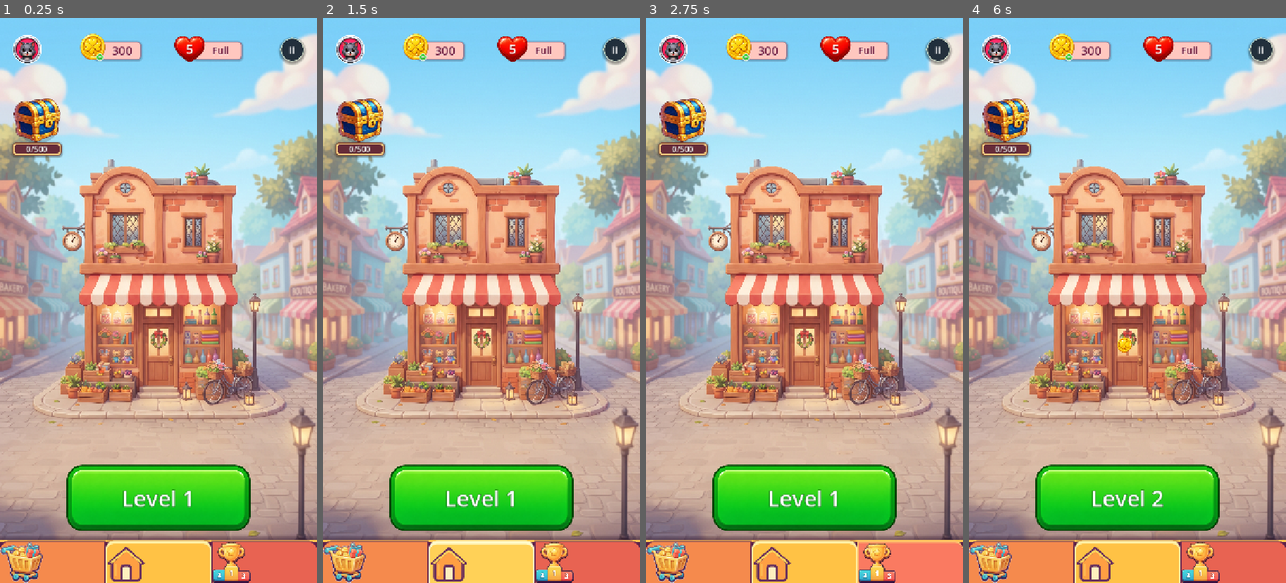
Above: before the commit, frames 1-4 (left to right).
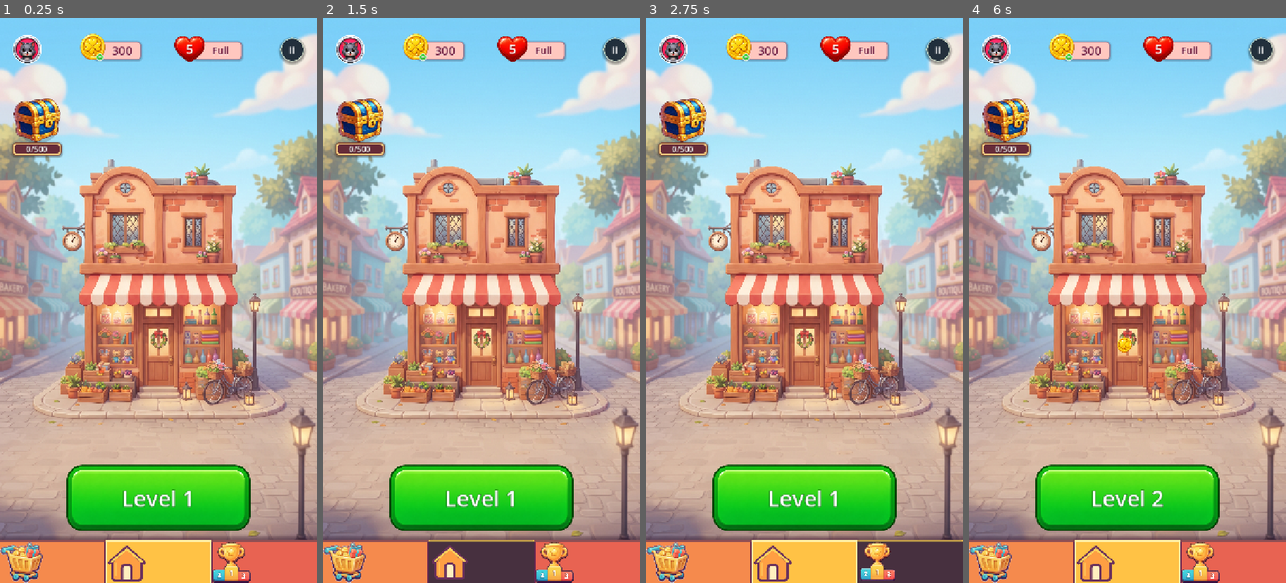
Above: after the commit, the same moments.

Repository: vladeque/sorting-puzzle
Game: Godot game, scene res://scenes/main_menu.tscn
Two runs of this game, one before a commit and one after it. Both use one fixed random seed, a clock stepped at 60 frames per second and the inputs below.
Inputs (mouse positions are in pixels of both pictures, inside the frame that each line leads up to):
- Up to frame 1 (0.25 s): no input
- Up to frame 2 (1.5 s): click (376, 560) at 0.5 s; click (481, 560) at 1.25 s
- Up to frame 3 (2.75 s): click (909, 560) at 2 s
- Up to frame 4 (6 s): click "Level 1" at 2.75 s; click "II" at 3.5 s; click "Continue" at 4.25 s; click "3" at 5 s; click "Next" at 5.75 s

The runs differ from the first frame. In frame 1, 0.5% of the frame differs, in the area x 0-100%, y 92-100%; in frame 2, 2.4%; in frame 3, 2.7%; in frame 4, 0.5%.

Commit message:
Update main menu bottom navigation scene metadata

Diff:
--- a/scenes/ui/main_menu_bottom_navigation.tscn
+++ b/scenes/ui/main_menu_bottom_navigation.tscn
@@ -1,9 +1,9 @@
-[gd_scene load_steps=15 format=3]
+[gd_scene format=3 uid="uid://cuq4oceh2x5if"]
 
 [ext_resource type="Script" path="res://scripts/main_menu_bottom_navigation.gd" id="1_script"]
-[ext_resource type="Texture2D" path="res://assets/ui/nav_shop.png" id="2_shop"]
-[ext_resource type="Texture2D" path="res://assets/ui/nav_home.svg" id="3_home"]
-[ext_resource type="Texture2D" path="res://assets/ui/nav_leaderboard.png" id="4_leaderboard"]
+[ext_resource type="Texture2D" uid="uid://hecsnvcj6ya4" path="res://assets/ui/nav_shop.png" id="2_shop"]
+[ext_resource type="Texture2D" uid="uid://bm3kk8pml5kqn" path="res://assets/ui/nav_home.svg" id="3_home"]
+[ext_resource type="Texture2D" uid="uid://1rjnbqsyupm" path="res://assets/ui/nav_leaderboard.png" id="4_leaderboard"]
 
 [sub_resource type="StyleBoxFlat" id="StyleBoxFlat_bar"]
 bg_color = Color(0.36, 0.13, 0.28, 1)
@@ -18,14 +18,7 @@
 border_width_top = 4
 border_width_right = 2
 border_color = Color(0.42, 0.16, 0.33, 0.75)
-corner_radius_top_left = 18
-
-[sub_resource type="StyleBoxFlat" id="StyleBoxFlat_shop_hover"]
-bg_color = Color(1, 0.62, 0.34, 1)
-border_width_top = 5
-border_width_right = 2
-border_color = Color(1, 0.86, 0.44, 1)
-corner_radius_top_left = 18
+corner_detail = 1
 
 [sub_resource type="StyleBoxFlat" id="StyleBoxFlat_shop_pressed"]
 bg_color = Color(0.84, 0.39, 0.23, 1)
@@ -37,23 +30,13 @@
 [sub_resource type="StyleBoxFlat" id="StyleBoxFlat_home"]
 bg_color = Color(1, 0.76, 0.27, 1)
 border_width_left = 2
-border_width_top = 7
+border_width_top = 4
 border_width_right = 2
 border_color = Color(1, 0.94, 0.65, 1)
+corner_detail = 1
 shadow_color = Color(0.35, 0.1, 0.25, 0.28)
 shadow_size = 6
 shadow_offset = Vector2(0, -2)
-corner_radius_top_left = 18
-corner_radius_top_right = 18
-
-[sub_resource type="StyleBoxFlat" id="StyleBoxFlat_home_hover"]
-bg_color = Color(1, 0.82, 0.34, 1)
-border_width_left = 2
-border_width_top = 8
-border_width_right = 2
-border_color = Color(1, 0.98, 0.79, 1)
-corner_radius_top_left = 18
-corner_radius_top_right = 18
 
 [sub_resource type="StyleBoxFlat" id="StyleBoxFlat_home_pressed"]
 bg_color = Color(0.93, 0.61, 0.17, 1)
@@ -69,14 +52,7 @@
 border_width_left = 2
 border_width_top = 4
 border_color = Color(0.42, 0.16, 0.33, 0.75)
-corner_radius_top_right = 18
-
-[sub_resource type="StyleBoxFlat" id="StyleBoxFlat_leaderboard_hover"]
-bg_color = Color(0.98, 0.48, 0.38, 1)
-border_width_left = 2
-border_width_top = 5
-border_color = Color(1, 0.77, 0.43, 1)
-corner_radius_top_right = 18
+corner_detail = 1
 
 [sub_resource type="StyleBoxFlat" id="StyleBoxFlat_leaderboard_pressed"]
 bg_color = Color(0.78, 0.28, 0.25, 1)
@@ -85,27 +61,25 @@
 border_color = Color(0.42, 0.16, 0.33, 0.9)
 corner_radius_top_right = 18
 
-[node name="MainMenuBottomNavigation" type="MarginContainer"]
+[node name="MainMenuBottomNavigation" type="MarginContainer" unique_id=2132627779]
 custom_minimum_size = Vector2(0, 96)
-layout_mode = 3
 anchors_preset = 15
 anchor_right = 1.0
 anchor_bottom = 1.0
 grow_horizontal = 2
 grow_vertical = 2
-mouse_filter = 1
 script = ExtResource("1_script")
 
-[node name="BarBackground" type="Panel" parent="."]
+[node name="BarBackground" type="Panel" parent="." unique_id=2071124976]
 layout_mode = 2
 mouse_filter = 2
 theme_override_styles/panel = SubResource("StyleBoxFlat_bar")
 
-[node name="Buttons" type="HBoxContainer" parent="."]
+[node name="Buttons" type="HBoxContainer" parent="." unique_id=1782782020]
 layout_mode = 2
 theme_override_constants/separation = 0
 
-[node name="ShopButton" type="Button" parent="Buttons"]
+[node name="ShopButton" type="Button" parent="Buttons" unique_id=1536798100]
 unique_name_in_owner = true
 custom_minimum_size = Vector2(0, 96)
 layout_mode = 2
@@ -113,14 +87,11 @@
 focus_mode = 0
 mouse_default_cursor_shape = 2
 theme_override_styles/normal = SubResource("StyleBoxFlat_shop")
-theme_override_styles/hover = SubResource("StyleBoxFlat_shop_hover")
 theme_override_styles/pressed = SubResource("StyleBoxFlat_shop_pressed")
-theme_override_styles/focus = SubResource("StyleBoxFlat_shop_hover")
 icon = ExtResource("2_shop")
 expand_icon = true
-icon_max_width = 76
 
-[node name="HomeButton" type="Button" parent="Buttons"]
+[node name="HomeButton" type="Button" parent="Buttons" unique_id=586148991]
 unique_name_in_owner = true
 custom_minimum_size = Vector2(0, 96)
 layout_mode = 2
@@ -128,14 +99,11 @@
 focus_mode = 0
 mouse_default_cursor_shape = 2
 theme_override_styles/normal = SubResource("StyleBoxFlat_home")
-theme_override_styles/hover = SubResource("StyleBoxFlat_home_hover")
 theme_override_styles/pressed = SubResource("StyleBoxFlat_home_pressed")
-theme_override_styles/focus = SubResource("StyleBoxFlat_home_hover")
 icon = ExtResource("3_home")
 expand_icon = true
-icon_max_width = 68
 
-[node name="LeaderboardButton" type="Button" parent="Buttons"]
+[node name="LeaderboardButton" type="Button" parent="Buttons" unique_id=1364709518]
 unique_name_in_owner = true
 custom_minimum_size = Vector2(0, 96)
 layout_mode = 2
@@ -143,9 +111,6 @@
 focus_mode = 0
 mouse_default_cursor_shape = 2
 theme_override_styles/normal = SubResource("StyleBoxFlat_leaderboard")
-theme_override_styles/hover = SubResource("StyleBoxFlat_leaderboard_hover")
 theme_override_styles/pressed = SubResource("StyleBoxFlat_leaderboard_pressed")
-theme_override_styles/focus = SubResource("StyleBoxFlat_leaderboard_hover")
 icon = ExtResource("4_leaderboard")
 expand_icon = true
-icon_max_width = 72
